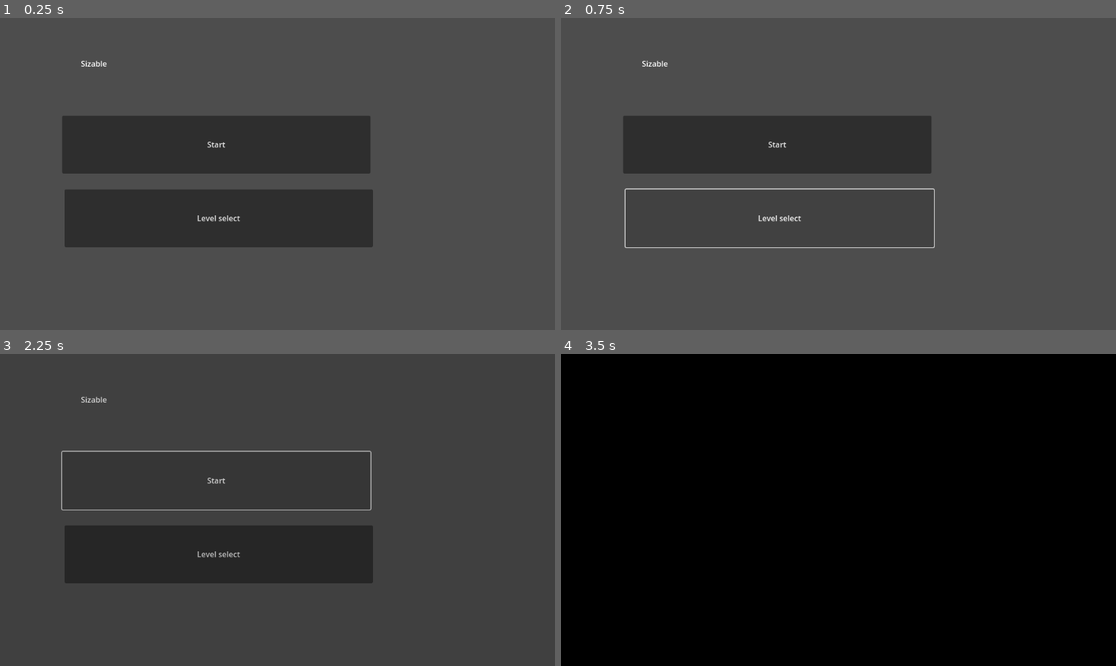
Above: before the commit, frames 1-4 (two rows, left to right).
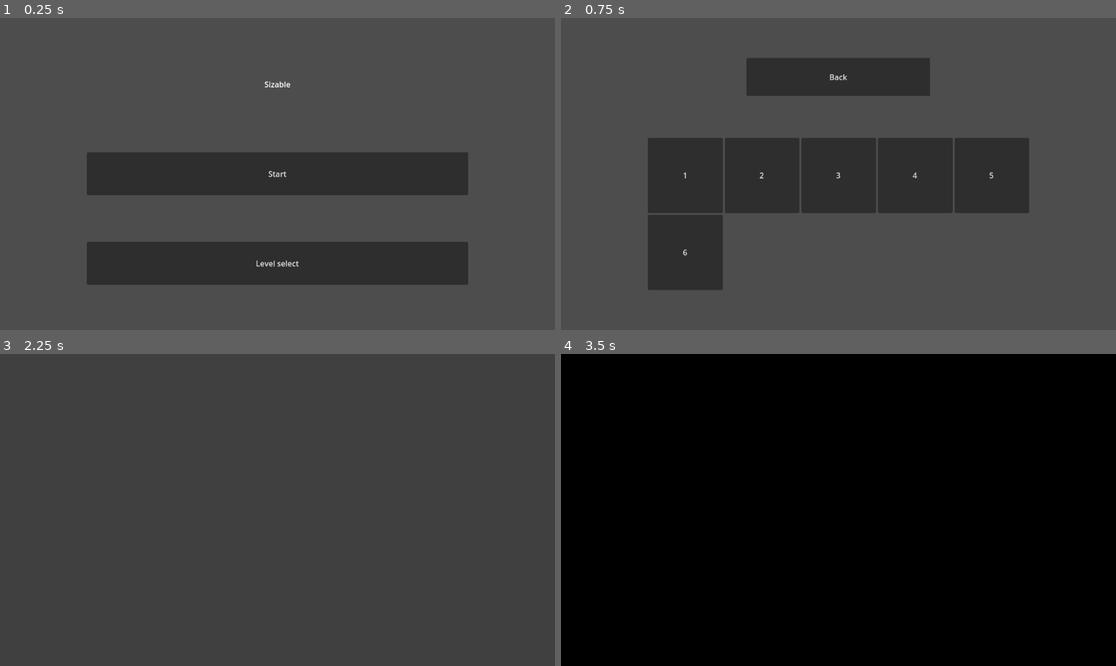
Above: after the commit, the same moments.

Repository: E-Be/GMTK_GJ2024
Game: Godot game, scene res://scenes/levels/levelWorld.tscn
The game is run twice, just before and just after one commit, with the same random seed, the same clock (stepped at 60 frames per second) and the same inputs.
Inputs (mouse positions are in pixels of both pictures, inside the frame that each line leads up to):
- Up to frame 1 (0.25 s): no input
- Up to frame 2 (0.75 s): click "Level select" at 0.5 s
- Up to frame 3 (2.25 s): click (277, 413) at 1.25 s, where only the run after the commit has a clickable "Back"; click "Start" at 2 s
- Up to frame 4 (3.5 s): click (777, 481) at 2.75 s, where only the run before the commit has a clickable "Start"

The runs differ from the first frame. In frame 1, 29% of the frame differs, in the area x 11-85%, y 13-86%; in frame 2, 17%; in frame 3, 11%; in frame 4, nothing differs.

Commit message:
Added level select

Diff:
--- /dev/null
+++ b/scenes/level_button.tscn
@@ -0,0 +1,24 @@
+[gd_scene load_steps=2 format=3 uid="uid://cmxs3eif1yl0x"]
+
+[ext_resource type="Script" path="res://scripts/level_button.gd" id="1_i4a2y"]
+
+[node name="LevelButton" type="Control"]
+layout_mode = 3
+anchors_preset = 15
+anchor_right = 1.0
+anchor_bottom = 1.0
+grow_horizontal = 2
+grow_vertical = 2
+size_flags_horizontal = 3
+size_flags_vertical = 3
+script = ExtResource("1_i4a2y")
+
+[node name="Button" type="Button" parent="."]
+layout_mode = 1
+anchors_preset = 15
+anchor_right = 1.0
+anchor_bottom = 1.0
+grow_horizontal = 2
+grow_vertical = 2
+
+[connection signal="pressed" from="Button" to="." method="_on_button_pressed"]
--- a/scenes/levels/levelWorld.tscn
+++ b/scenes/levels/levelWorld.tscn
@@ -4,4 +4,6 @@
 
 [node name="World" type="Node2D"]
 
-[node name="TitleScreen" parent="." instance=ExtResource("1_ty30f")]
+[node name="CanvasLayer" type="CanvasLayer" parent="."]
+
+[node name="TitleScreen" parent="CanvasLayer" instance=ExtResource("1_ty30f")]
--- a/scenes/title_screen.tscn
+++ b/scenes/title_screen.tscn
@@ -11,32 +11,129 @@
 anchor_bottom = 1.0
 grow_horizontal = 2
 grow_vertical = 2
+size_flags_horizontal = 3
+size_flags_vertical = 3
 script = ExtResource("1_be6yt")
+metadata/_edit_use_anchors_ = true
 
-[node name="Label" type="Label" parent="."]
-layout_mode = 0
-offset_left = 168.0
-offset_top = 83.0
-offset_right = 222.0
-offset_bottom = 106.0
+[node name="MainMenu" type="HBoxContainer" parent="."]
+unique_name_in_owner = true
+layout_mode = 1
+anchors_preset = 15
+anchor_right = 1.0
+anchor_bottom = 1.0
+grow_horizontal = 2
+grow_vertical = 2
+
+[node name="spacer" type="Control" parent="MainMenu"]
+layout_mode = 2
+size_flags_horizontal = 3
+
+[node name="VBoxContainer" type="VBoxContainer" parent="MainMenu"]
+layout_mode = 2
+size_flags_horizontal = 3
+size_flags_stretch_ratio = 4.5
+
+[node name="spacer4" type="Control" parent="MainMenu/VBoxContainer"]
+layout_mode = 2
+size_flags_vertical = 3
+
+[node name="Label" type="Label" parent="MainMenu/VBoxContainer"]
+layout_mode = 2
+size_flags_horizontal = 4
+size_flags_vertical = 3
 text = "Sizable"
+horizontal_alignment = 1
+vertical_alignment = 1
 
-[node name="StartButton" type="Button" parent="."]
-layout_mode = 0
-offset_left = 129.0
-offset_top = 203.0
-offset_right = 769.0
-offset_bottom = 323.0
+[node name="spacer" type="Control" parent="MainMenu/VBoxContainer"]
+layout_mode = 2
+size_flags_vertical = 3
+
+[node name="StartButton" type="Button" parent="MainMenu/VBoxContainer"]
+layout_mode = 2
+size_flags_vertical = 3
 theme = SubResource("Theme_68fwr")
 text = "Start"
 
-[node name="LevelSelect" type="Button" parent="."]
-layout_mode = 0
-offset_left = 134.0
-offset_top = 356.0
-offset_right = 774.0
-offset_bottom = 476.0
+[node name="spacer2" type="Control" parent="MainMenu/VBoxContainer"]
+layout_mode = 2
+size_flags_vertical = 3
+
+[node name="LevelSelect" type="Button" parent="MainMenu/VBoxContainer"]
+layout_mode = 2
+size_flags_vertical = 3
 text = "Level select
 "
 
-[connection signal="pressed" from="StartButton" to="." method="_on_start_button_pressed"]
+[node name="spacer3" type="Control" parent="MainMenu/VBoxContainer"]
+layout_mode = 2
+size_flags_vertical = 3
+
+[node name="spacer2" type="Control" parent="MainMenu"]
+layout_mode = 2
+size_flags_horizontal = 3
+
+[node name="LevelSelect" type="VBoxContainer" parent="."]
+unique_name_in_owner = true
+visible = false
+layout_mode = 1
+anchors_preset = 15
+anchor_right = 1.0
+anchor_bottom = 1.0
+grow_horizontal = 2
+grow_vertical = 2
+
+[node name="spacer3" type="Control" parent="LevelSelect"]
+layout_mode = 2
+size_flags_vertical = 3
+
+[node name="HBoxContainer" type="HBoxContainer" parent="LevelSelect"]
+layout_mode = 2
+size_flags_vertical = 3
+
+[node name="spacer2" type="Control" parent="LevelSelect/HBoxContainer"]
+layout_mode = 2
+size_flags_horizontal = 3
+
+[node name="BackButton" type="Button" parent="LevelSelect/HBoxContainer"]
+layout_mode = 2
+size_flags_horizontal = 3
+text = "Back"
+
+[node name="spacer" type="Control" parent="LevelSelect/HBoxContainer"]
+layout_mode = 2
+size_flags_horizontal = 3
+
+[node name="spacer2" type="Control" parent="LevelSelect"]
+layout_mode = 2
+size_flags_vertical = 3
+
+[node name="HBoxContainer2" type="HBoxContainer" parent="LevelSelect"]
+layout_mode = 2
+size_flags_vertical = 3
+size_flags_stretch_ratio = 4.0
+
+[node name="Control2" type="Control" parent="LevelSelect/HBoxContainer2"]
+layout_mode = 2
+size_flags_horizontal = 3
+
+[node name="LevelList" type="GridContainer" parent="LevelSelect/HBoxContainer2"]
+unique_name_in_owner = true
+layout_mode = 2
+size_flags_horizontal = 3
+size_flags_vertical = 3
+size_flags_stretch_ratio = 4.5
+columns = 5
+
+[node name="Control" type="Control" parent="LevelSelect/HBoxContainer2"]
+layout_mode = 2
+size_flags_horizontal = 3
+
+[node name="spacer" type="Control" parent="LevelSelect"]
+layout_mode = 2
+size_flags_vertical = 3
+
+[connection signal="pressed" from="MainMenu/VBoxContainer/StartButton" to="." method="_on_start_button_pressed"]
+[connection signal="pressed" from="MainMenu/VBoxContainer/LevelSelect" to="." method="_on_level_select_pressed"]
+[connection signal="pressed" from="LevelSelect/HBoxContainer/BackButton" to="." method="_on_back_button_pressed"]
--- /dev/null
+++ b/scripts/level_button.gd
@@ -0,0 +1,11 @@
+extends Control
+
+@onready var button = $Button
+var number: String = "1"
+
+func _ready():
+	$Button.text = number
+
+func _on_button_pressed():
+	SceneManager.loadLevel($Button.text)
+	pass # Replace with function body.
--- a/scripts/title_screen.gd
+++ b/scripts/title_screen.gd
@@ -1,7 +1,32 @@
 extends Control
+
+@onready var main_menu = %MainMenu
+@onready var level_select = %LevelSelect
+@onready var level_list = %LevelList
+@export var nbOfLevel = 6
+var levelButton = preload("res://scenes/level_button.tscn")
+
+func _ready():
+	for i in range(nbOfLevel):
+		var newButton = levelButton.instantiate()
+		newButton.number = str(i+1)
+		level_list.add_child(newButton)
+
+
+func _on_start_button_pressed():
+	self.visible = false
+	SceneManager.loadLevel("1")
+	pass # Replace with function body.
 
 
 
-func _on_start_button_pressed():
-	SceneManager.loadLevel("1")
+func _on_back_button_pressed():
+	level_select.visible = false
+	main_menu.visible = true
 	pass # Replace with function body.
+
+
+func _on_level_select_pressed():
+	level_select.visible = true
+	main_menu.visible = false
+	pass # Replace with function body.
